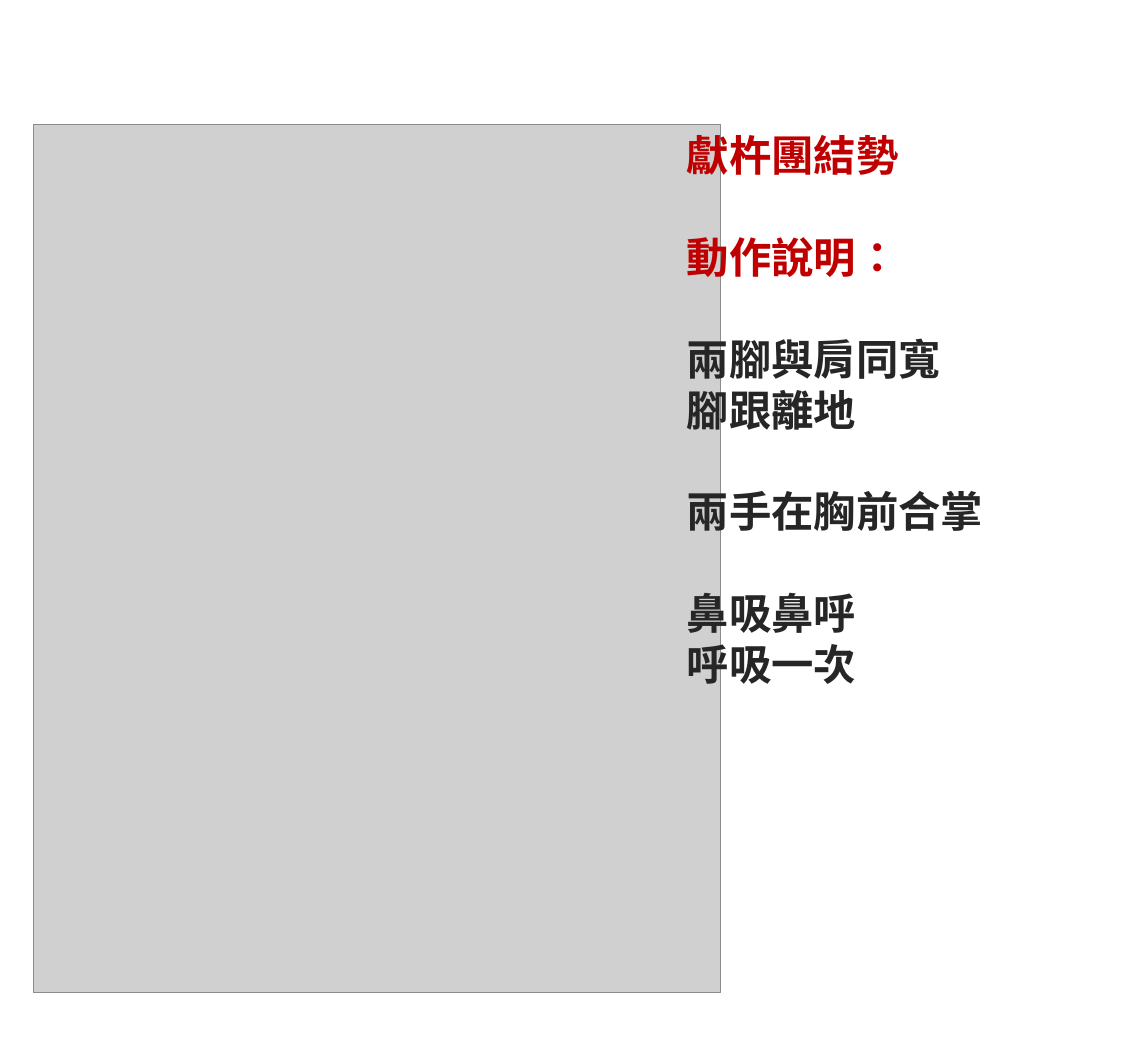
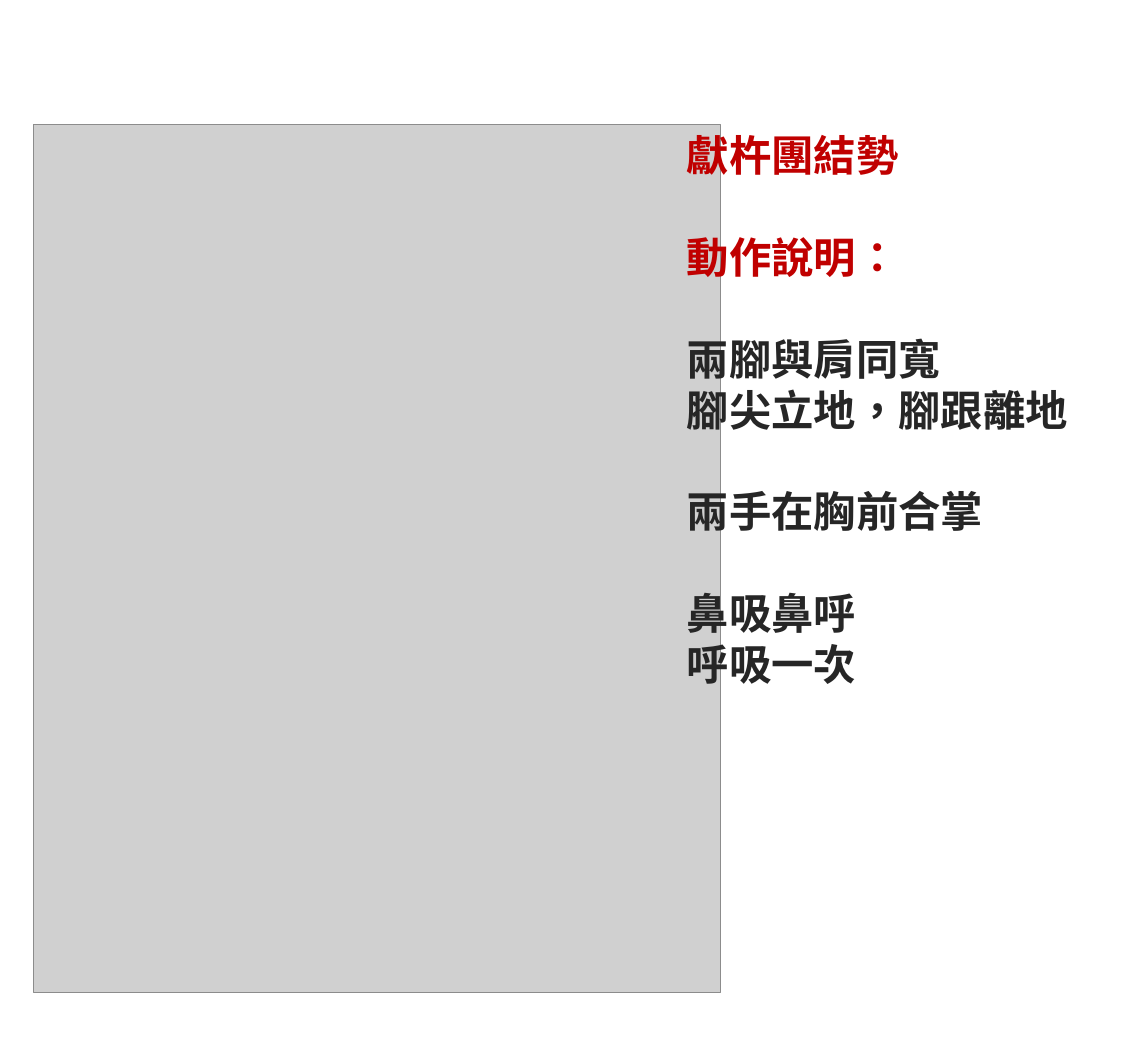
Before and after one commit to ganson888/Yi-Jin-Jing, a slide deck: slide 11 of 單一圖說檔案(含補充說明)/02_側身圖說(補充動作說明).pptx. Drawn at 1148x1049 pixels with LibreOffice and Linux fonts; fonts in the diff are those of the drawing; grey boxes stand for pictures. Boxes give left, top, right and bottom in pixels: in the first picture for what was removed or moved away, otherwise in the second. Text is boxed around its words. In the diff, an @@ line names an element or a change of style, - is before the commit and + after.

```diff
--- a/單一圖說檔案(含補充說明)/02_側身圖說(補充動作說明).pptx
+++ b/單一圖說檔案(含補充說明)/02_側身圖說(補充動作說明).pptx
@@ text at [687, 129, 984, 690]: font Calibri to Noto Sans CJK TC in "獻杵團結勢", "動作說明：", "兩腳與肩同寬", "兩手在胸前合掌" and 2 more places @@
@@ text at [687, 383, 1068, 436]: text changed; font Calibri to Noto Sans CJK TC @@
-腳跟離地
+腳尖立地，腳跟離地
```
Also in this commit, not shown: 8 other slides changed, 4 other files.
